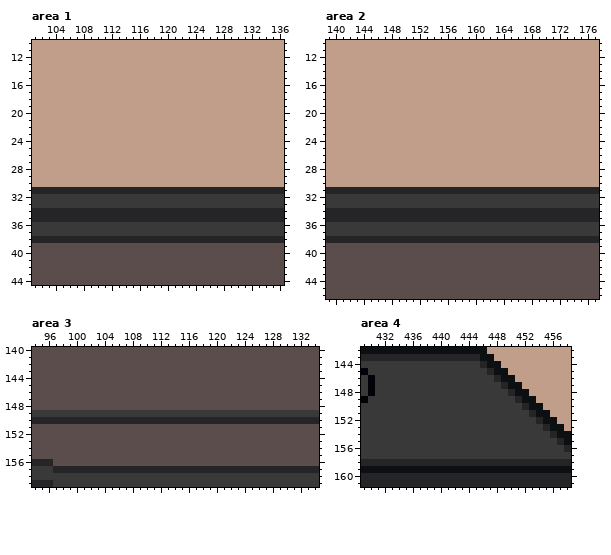
Edited in one commit: pixel-art file (art_resources/backgrounds/bedroom.aseprite). Above is the file before it was changed.
600x350 pixels, 1 frame. Colours within 5 levels of each other are drawn and written as one. Shown: area 1: x 101..136, y 10..44; area 2: x 139..177, y 10..46; area 3: x 94..134, y 140..159; area 4: x 429..458, y 142..161. The commit also changed other parts of the picture, which this record leaves out.
The result:
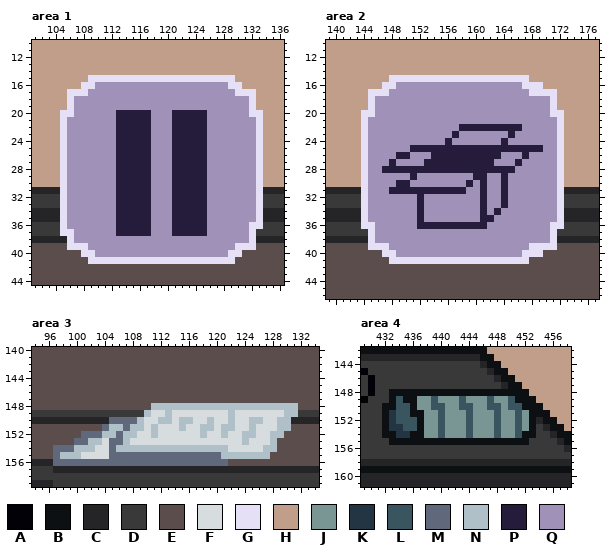
Palette (. is transparent): A #020107  B #0d1013  C #252528  D #393939  E #5b4d4c  F #d7dddf  G #e5e0f6  H #c19e89  J #799694  K #233543  L #385560  M #60697b  N #b0c0c9  P #251c3c  Q #a091b8
Edits made:
layer "Пинал" added
layer "Доклад" added
layer "Интерфейс" added
Changed rows in their new state; - is an unchanged pixel.
Area 1, layer "Интерфейс":
first column x 105:
15 ----GGGGGGGGGGGGGGGGGGGGG----
16 ---GGQQQQQQQQQQQQQQQQQQQGG---
17 -GGGQQQQQQQQQQQQQQQQQQQQQGGG-
18 -GQQQQQQQQQQQQQQQQQQQQQQQQQG-
19 -GQQQQQQQQQQQQQQQQQQQQQQQQQG-
20 GGQQQQQQPPPPPQQQPPPPPQQQQQQGG
21 GQQQQQQQPPPPPQQQPPPPPQQQQQQQG
22 GQQQQQQQPPPPPQQQPPPPPQQQQQQQG
23 GQQQQQQQPPPPPQQQPPPPPQQQQQQQG
24 GQQQQQQQPPPPPQQQPPPPPQQQQQQQG
25 GQQQQQQQPPPPPQQQPPPPPQQQQQQQG
26 GQQQQQQQPPPPPQQQPPPPPQQQQQQQG
27 GQQQQQQQPPPPPQQQPPPPPQQQQQQQG
28 GQQQQQQQPPPPPQQQPPPPPQQQQQQQG
29 GQQQQQQQPPPPPQQQPPPPPQQQQQQQG
30 GQQQQQQQPPPPPQQQPPPPPQQQQQQQG
31 GQQQQQQQPPPPPQQQPPPPPQQQQQQQG
32 GQQQQQQQPPPPPQQQPPPPPQQQQQQQG
33 GQQQQQQQPPPPPQQQPPPPPQQQQQQQG
34 GQQQQQQQPPPPPQQQPPPPPQQQQQQQG
35 GQQQQQQQPPPPPQQQPPPPPQQQQQQQG
36 GQQQQQQQPPPPPQQQPPPPPQQQQQQGG
37 GGQQQQQQPPPPPQQQPPPPPQQQQQQG-
38 -GQQQQQQQQQQQQQQQQQQQQQQQQQG-
39 -GGGQQQQQQQQQQQQQQQQQQQQQGGG-
40 ---GGQQQQQQQQQQQQQQQQQQQGG---
41 ----GGGGGGGGGGGGGGGGGGGGG----
Area 2, layer "Интерфейс":
first column x 144:
15 ----GGGGGGGGGGGGGGGGGGGG-----
16 ---GGQQQQQQQQQQQQQQQQQQGGG---
17 -GGGQQQQQQQQQQQQQQQQQQQQGGGG-
18 -GQQQQQQQQQQQQQQQQQQQQQQQQQG-
19 -GQQQQQQQQQQQQQQQQQQQQQQQQQG-
20 GGQQQQQQQQQQQQQQQQQQQQQQQQQGG
21 GQQQQQQQQQQQQQQQQQQQQQQQQQQQG
22 GQQQQQQQQQQQQQPPPPPPPPPQQQQQG
23 GQQQQQQQQQQQQPQQQQQQQPQQQQQQG
24 GQQQQQQQQQQQPQQQQQQQPQQQQQQQG
25 GQQQQQQPPPPPPPPPPPPPPPPPPPQQG
26 GQQQQPPQQQPPPPPPPPPPQQQPQQQQG
27 GQQQPQQQQPPPPPPPPPPQQQPQQQQQG
28 GQQPPPPPPPPPPPPPPPPPPPQQQQQQG
29 GQQQQQQPQQQQQQQQPPQQPQQQQQQQG
30 GQQQQPPQQQQQQQQPQPQQPQQQQQQQG
31 GQQQPPPPPPPPPPPQQPQQPQQQQQQQG
32 GQQQQQQQPQQQQQQQQPQQPQQQQQQQG
33 GQQQQQQQPQQQQQQQQPQQPQQQQQQQG
34 GQQQQQQQPQQQQQQQQPQPQQQQQQQQG
35 GQQQQQQQPQQQQQQQQPPQQQQQQQQQG
36 GGQQQQQQPPPPPPPPPPQQQQQQQQQGG
37 -GQQQQQQQQQQQQQQQQQQQQQQQQQG-
38 -GQQQQQQQQQQQQQQQQQQQQQQQQQG-
39 -GGGQQQQQQQQQQQQQQQQQQQQGGGG-
40 ---GGQQQQQQQQQQQQQQQQQQGGG---
41 ----GGGGGGGGGGGGGGGGGGGG-----
Area 3, layer "Доклад":
first column x 97:
148 --------------NNNNNNNNNNNNNNNNNNNNN
149 -------------NFFNFFFFFFFFNFFFFFFFNN
150 --------MMMMNFFNNFNNFFNFFNFFNNFFNN-
151 -------MNNMNNFNFFFNFFNNFNNFFNFFFNN-
152 ----MMMNNMNNFFNFFFFFFNFFNFFNNFFNN--
153 ---MMNNFMMNFFFFFFFFFFFFFFFFNFFFN---
154 MMMNNNFFMNNNNNNNNNNNNNNNNFFFFFNN---
155 MNNNFFFFMMMMMMMMMMMMMMMMNNNNNNN----
156 MMMMMMMMMMMMMMMMMMMMMMMMM----------
Area 4, layer "Пинал":
first column x 432:
148 -BBBBBBBBBBBBBBBBBB---
149 -BLBBJJLJJJLJJJLJJLB--
150 BBLLBJJLLJJLLJJLLJLLB-
151 BKLLBBJJLJJJLJJJLJJLJB
152 BKLLLBJJLJJJLJJJLJJLJB
153 BKKLLBJJLJJJLJJJLJJLJB
154 BBKKBBJJLJJJLJJJLJJLBB
155 -BBBBBBBBBBBBBBBBBBBB-
